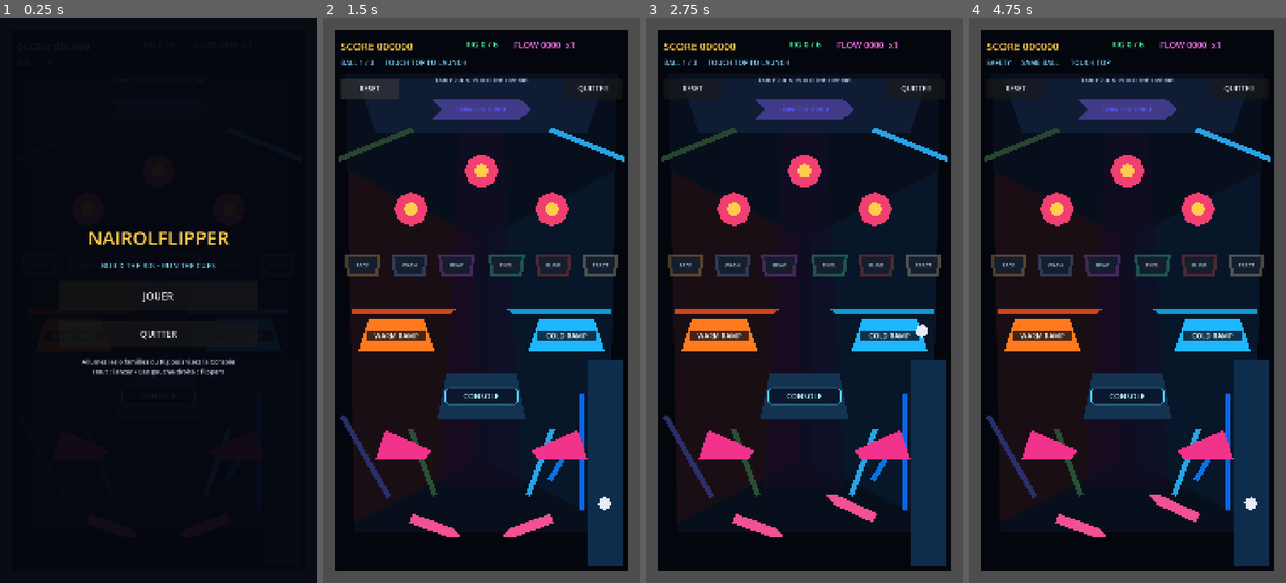
Above: before the commit, frames 1-4 (left to right).
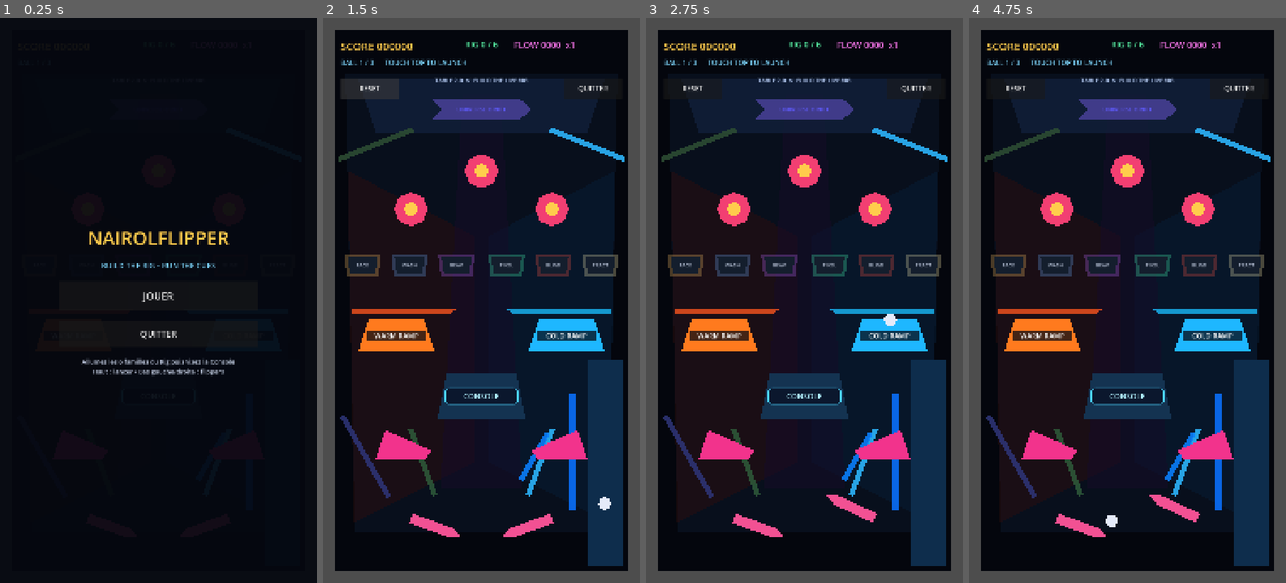
Above: after the commit, the same moments.

Repository: Nairolf138/NairolFlipper
Game: Godot game, scene res://scenes/app/Main.tscn
The game is run twice, just before and just after one commit, with the same random seed, the same clock (stepped at 60 frames per second) and the same inputs.
Inputs (mouse positions are in pixels of both pictures, inside the frame that each line leads up to):
- Up to frame 1 (0.25 s): no input
- Up to frame 2 (1.5 s): click "JOUER" at 0.5 s; click "RESET" at 1.25 s
- Up to frame 3 (2.75 s): move the mouse to (874, 272) at 2.02 s; hold D (flipper_right) from 2.03 s (still down); click (874, 272) at 2.17 s
- Up to frame 4 (4.75 s): release D (flipper_right) at 2.75 s; drag from (1064, 328) to (1127, 577) at 2.77 s; move the mouse to (1159, 176) at 3.52 s; hold D (flipper_right) 3.53-4.25 s; drag from (1111, 413) to (1251, 464) at 4.27 s

The runs differ from the first frame. In frame 2, 0.8% of the frame differs, in the area x 61-83%, y 66-88%; in frame 3, 1.0%; in frame 4, 1.2%, in the area x 5-91%, y 7-91%.

Commit message:
fix: open the launcher exit toward the playfield

Diff:
--- a/scenes/app/Main.tscn
+++ b/scenes/app/Main.tscn
@@ -210,13 +210,13 @@
 scale = Vector2(1.1, 1)
 
 [node name="RightOutlaneRail" parent="." instance=ExtResource("26_rail")]
-position = Vector2(820, 1490)
+position = Vector2(720, 1490)
 rotation = -1.05
 scale = Vector2(0.85, 1)
 modulate = Color(0.2, 0.7, 1, 1)
 
 [node name="LauncherDivider" parent="." instance=ExtResource("26_rail")]
-position = Vector2(880, 1475)
+position = Vector2(850, 1475)
 rotation = 1.5708
 scale = Vector2(1.8, 1)
 modulate = Color(0.2, 0.62, 1, 1)
